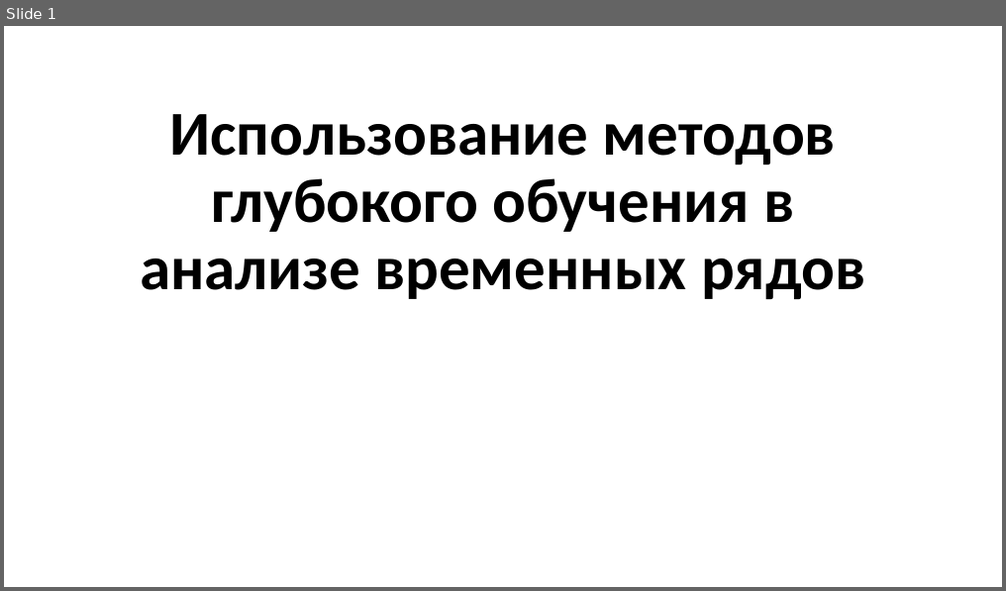
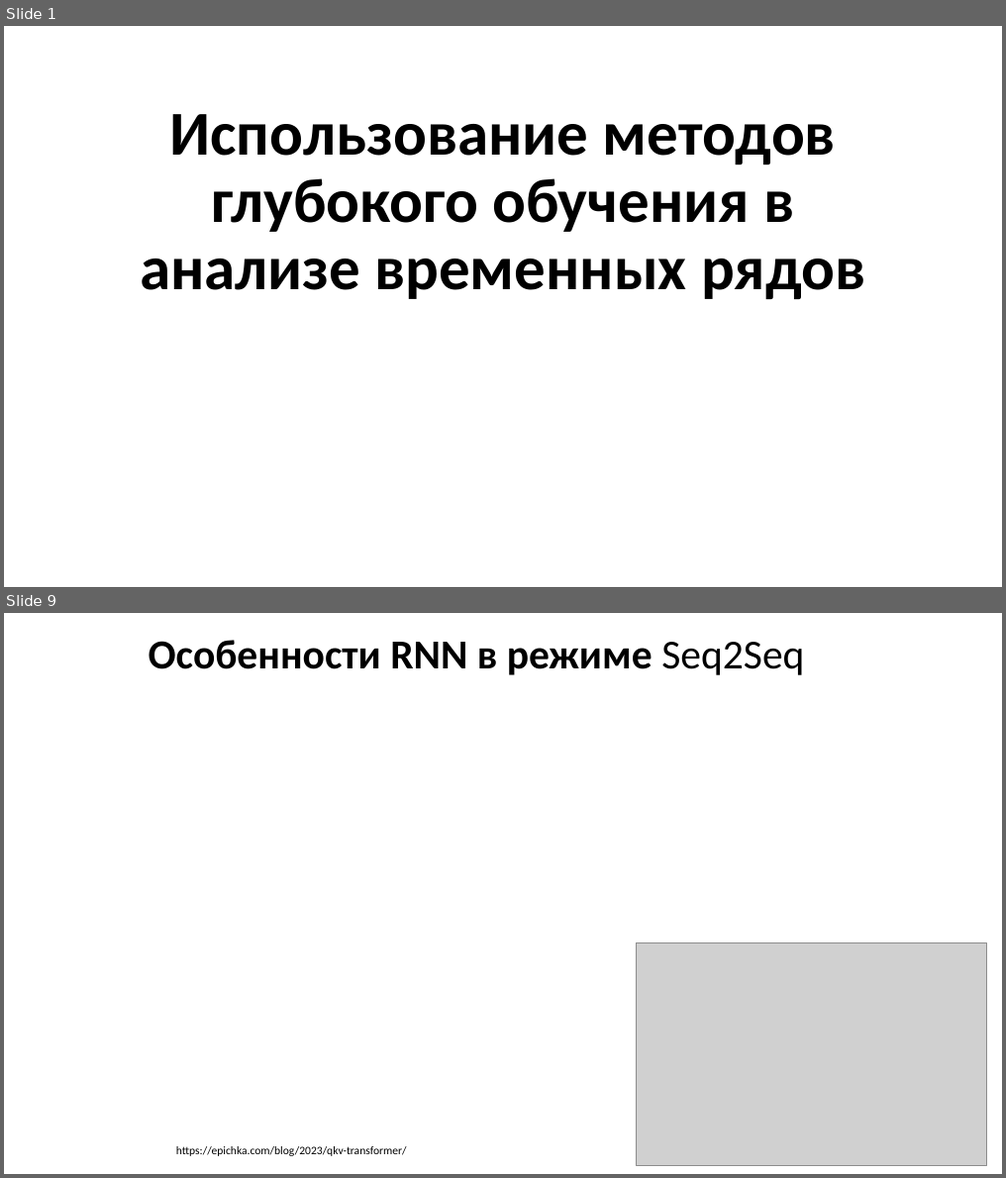
Before and after one commit to MVRonkin/TimeSeriesCourse, a slide deck: 2025/LEC/07-3 Transformers.pptx. Shown one above the other, each under a label of ours: slide 1 before the commit, slides 1 and 9 after it; the slides between them are not shown. The pictures are 1006x591 and 1006x1178 pixels, drawn with LibreOffice and Linux fonts; fonts in the diff are those of the drawing; grey boxes stand for pictures. Boxes give left, top, right and bottom in pixels: in the first picture for what was removed or moved away, otherwise in the second. Text is boxed around its words. In the diff, an @@ line names an element or a change of style, - is before the commit and + after.

```diff
--- a/2025/LEC/07-3 Transformers.pptx
+++ b/2025/LEC/07-3 Transformers.pptx
@@ slide 9 added at [4,613,1002,1174], background #FFFFFF @@
@@ title added at [149,640,804,675], 39.6 pt, text #000000, bold @@
+Особенности RNN в режиме Seq2Seq
@@ picture added at [636,943,987,1166] @@
@@ text added at [176,1147,407,1157], 11 pt, text #000000 @@
+https://epichka.com/blog/2023/qkv-transformer/
```
Also in this commit, not shown: 2 slides changed, 11 other slides added, 37 slides removed.
